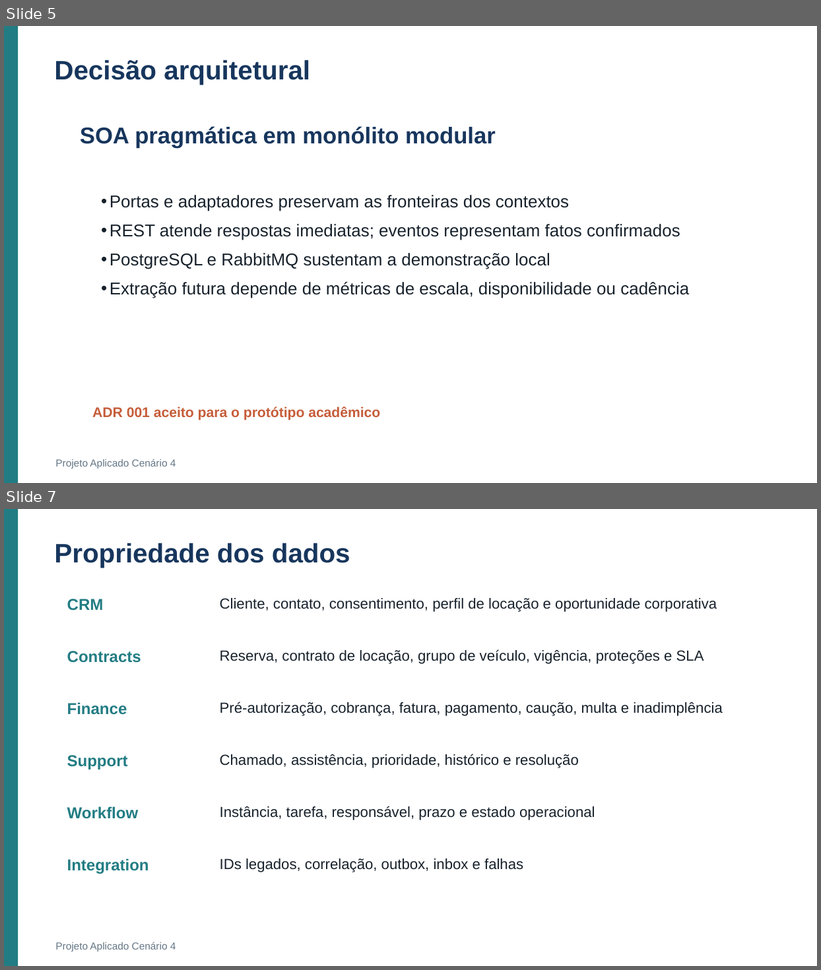
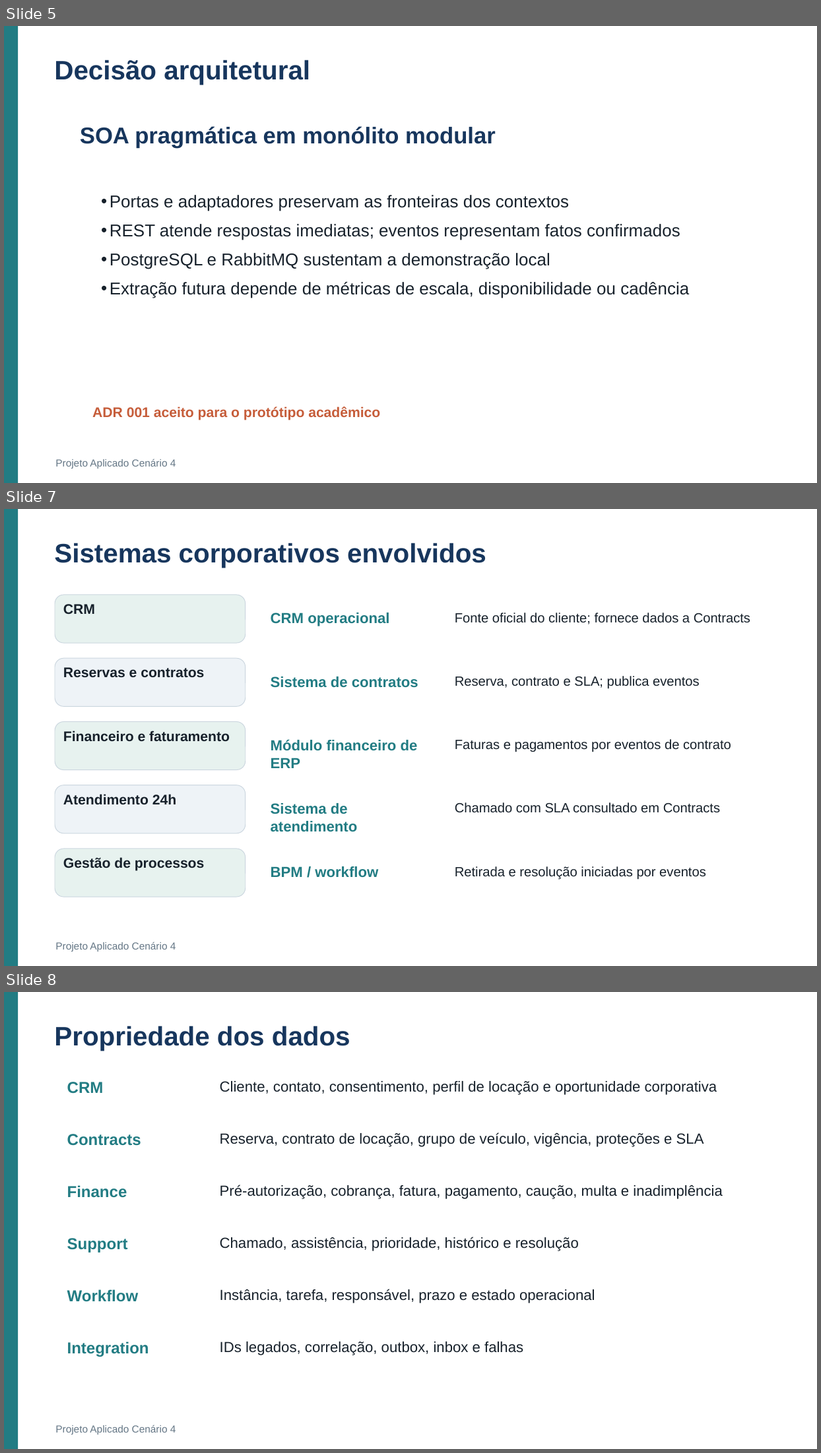
Before and after one commit to Roger-Quinelato/projetoAplicado7, a slide deck: output/Apresentacao_Cenario_4.pptx. Shown one above the other, each under a label of ours: slides 5 and 7 before the commit, slides 5, 7 and 8 after it; the slides between them are not shown. The pictures are 821x970 and 821x1453 pixels, drawn with LibreOffice and Linux fonts; fonts in the diff are those of the drawing. Boxes give left, top, right and bottom in pixels: in the first picture for what was removed or moved away, otherwise in the second. Text is boxed around its words. In the diff, an @@ line names an element or a change of style, - is before the commit and + after.

```diff
--- a/output/Apresentacao_Cenario_4.pptx
+++ b/output/Apresentacao_Cenario_4.pptx
@@ slide 7 added at (x1=4, y1=509, x2=817, y2=966), background #FFFFFF @@
@@ rectangle added at (x1=4, y1=509, x2=18, y2=966), fill #227C83 @@
@@ text added at (x1=54, y1=543, x2=486, y2=568), 31.5 pt, text #17365D, bold @@
+Sistemas corporativos envolvidos
@@ rounded rectangle added at (x1=55, y1=595, x2=245, y2=643), fill #E7F2EF, outline #CBD6DF 0.75 pt, 16.5 pt, text #17212B, bold @@
+CRM
@@ text added at (x1=271, y1=613, x2=389, y2=626), 17.2 pt, text #227C83, bold @@
+CRM operacional
@@ text added at (x1=455, y1=613, x2=750, y2=625), 15.8 pt, text #17212B @@
+Fonte oficial do cliente; fornece dados a Contracts
@@ rounded rectangle added at (x1=55, y1=658, x2=245, y2=706), fill #EEF3F7, outline #CBD6DF 0.75 pt, 16.5 pt, text #17212B, bold @@
+Reservas e contratos
@@ text added at (x1=271, y1=677, x2=418, y2=688), 17.2 pt, text #227C83, bold @@
+Sistema de contratos
@@ text added at (x1=455, y1=676, x2=700, y2=689), 15.8 pt, text #17212B @@
+Reserva, contrato e SLA; publica eventos
@@ rounded rectangle added at (x1=55, y1=722, x2=245, y2=770), fill #E7F2EF, outline #CBD6DF 0.75 pt, 16.5 pt, text #17212B, bold @@
+Financeiro e faturamento
@@ text added at (x1=271, y1=739, x2=418, y2=768), 17.2 pt, text #227C83, bold @@
+Módulo financeiro de ERP
@@ text added at (x1=455, y1=739, x2=731, y2=753), 15.8 pt, text #17212B @@
+Faturas e pagamentos por eventos de contrato
@@ rounded rectangle added at (x1=55, y1=786, x2=245, y2=834), fill #EEF3F7, outline #CBD6DF 0.75 pt, 16.5 pt, text #17212B, bold @@
+Atendimento 24h
@@ text added at (x1=271, y1=803, x2=358, y2=832), 17.2 pt, text #227C83, bold @@
+Sistema de atendimento
@@ text added at (x1=455, y1=803, x2=720, y2=813), 15.8 pt, text #17212B @@
+Chamado com SLA consultado em Contracts
@@ rounded rectangle added at (x1=55, y1=849, x2=245, y2=897), fill #E7F2EF, outline #CBD6DF 0.75 pt, 16.5 pt, text #17212B, bold @@
+Gestão de processos
@@ text added at (x1=271, y1=867, x2=378, y2=878), 17.2 pt, text #227C83, bold @@
+BPM / workflow
@@ text added at (x1=455, y1=867, x2=706, y2=880), 15.8 pt, text #17212B @@
+Retirada e resolução iniciadas por eventos
@@ text added at (x1=55, y1=942, x2=176, y2=952), 12 pt, text #657786 @@
+Projeto Aplicado Cenário 4
@@ what was slide 7 is now slide 8 @@
```
Also in this commit, not shown: 7 slides changed, 4 other slides added, 2 slides removed, 1 other file.
